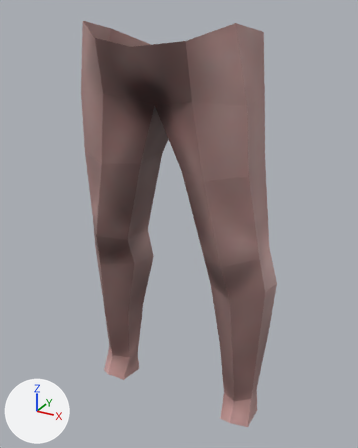
Two versions of the FBX model models/guy/guy_legs.fbx, one commit apart.
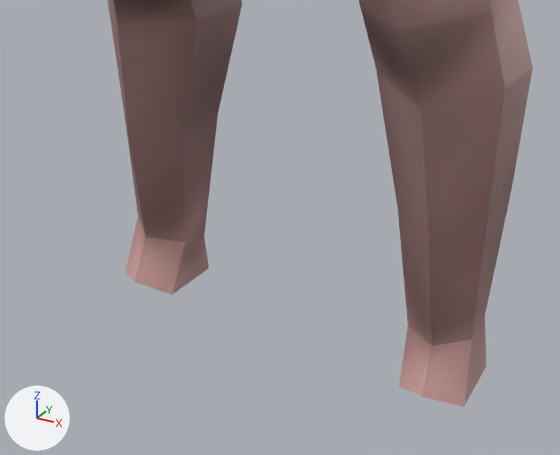
Each version is shown whole from a 50 mm lens placed at (0.513, -0.881, 1.024), pointed at (0.008, 0.038, 0.564), then close up on the part from 14% to 81% of the width and 57% to 100% of the height. The lights are fixed; the arrows at lower left show +X, +Y and +Z. Where no turn or scale is listed for an object, it has been applied to the vertices.

Objects in the first close-up: 'man.002'.
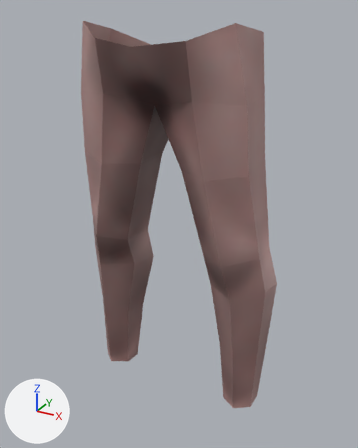
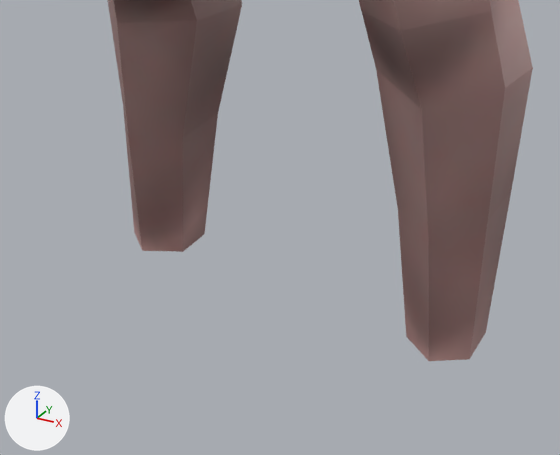
What changed in the scene script:
```text
Change me_guy_legs:
    used by ob_man_002; location = (0.0, 0.0, 0.0)
    remove me_guy_legs.from_pydata(...)  # 92 vertices, 82 faces; spans x -0.239..0.239, y -0.121..0.149, z 0.05..0.998
    add me_guy_legs.from_pydata(...)  # 80 vertices, 70 faces; spans x -0.239..0.239, y -0.121..0.149, z 0.119..0.998
    me_guy_legs part 1
    12 vertices are removed from x 0.138..0.219, y -0.023..0.108, z 0.05..0.143
    12 faces are deleted
    6 vertices are added at (0.141, 0.064, 0.12), (0.175, 0.095, 0.121), (0.214, 0.073, 0.119), (0.181, -0.006, 0.129), (0.143, 0.022, 0.123), (0.215, 0.024, 0.123)
    6 new faces join them
    me_guy_legs part 2
    12 vertices are removed from x -0.219..-0.138, y -0.023..0.108, z 0.05..0.143
    12 faces are deleted
    6 vertices are added at (-0.181, -0.006, 0.129), (-0.143, 0.022, 0.123), (-0.141, 0.064, 0.12), (-0.175, 0.095, 0.121), (-0.214, 0.073, 0.119), (-0.215, 0.024, 0.123)
    6 new faces join them
```

What differs and where, as boxes (x1, y1, x2, y2) in the close-ups (560 x 455 px):
'man.002', reshaped: before (108, 0, 533, 407); after (108, 0, 533, 361)
part 1 of me_guy_legs, cut back: before (398, 189, 512, 407); after (398, 189, 512, 361)
part 2 of me_guy_legs, cut back: before (124, 113, 218, 295); after (123, 108, 218, 252)
